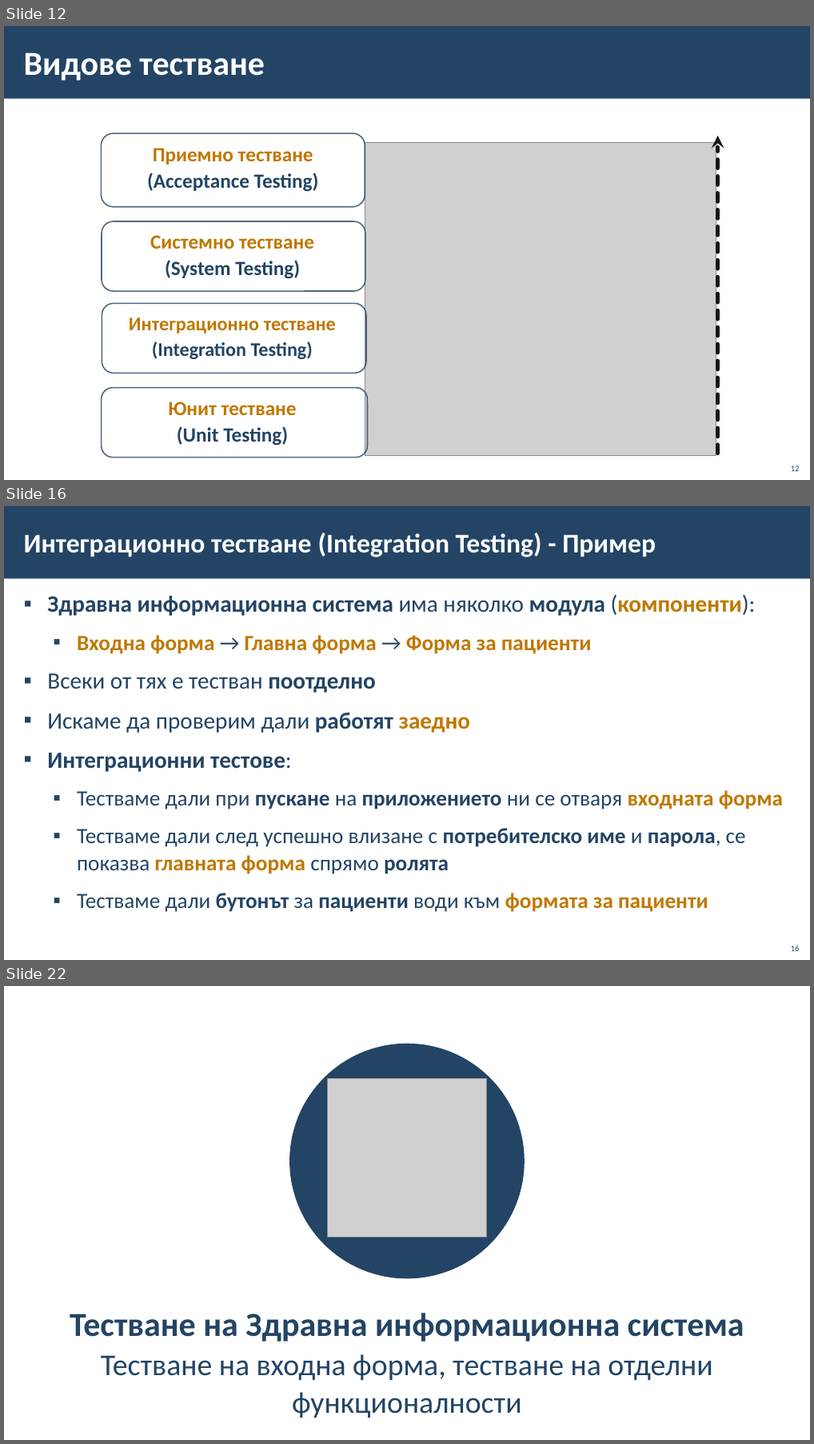
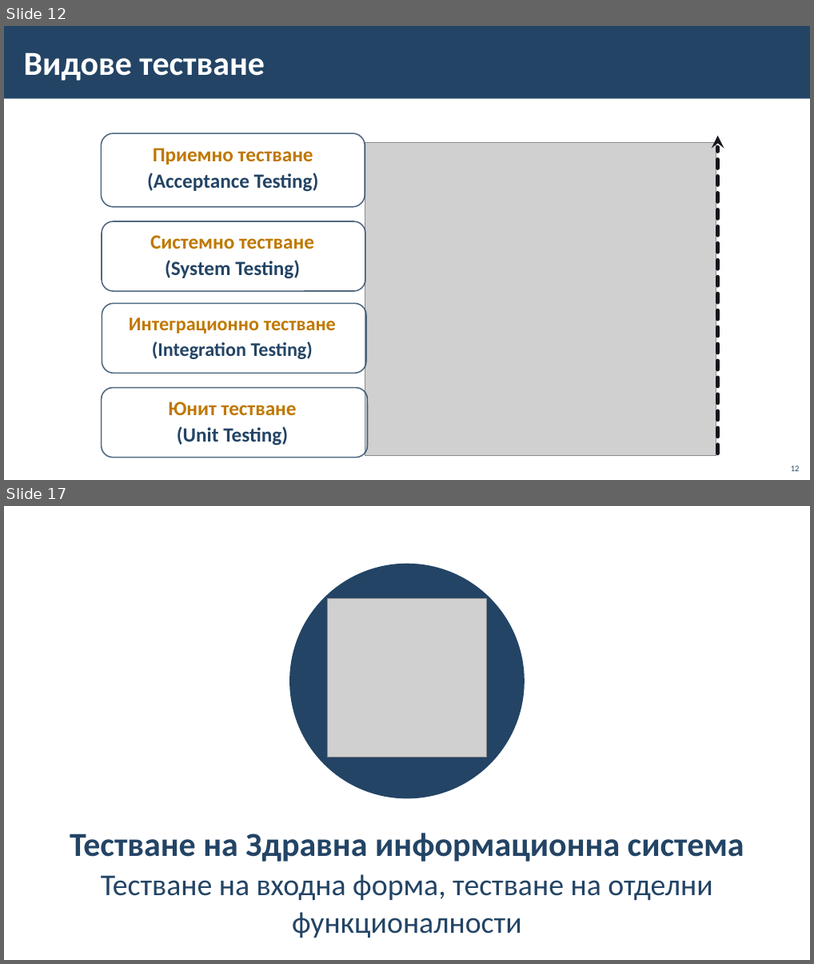
Before and after one commit to BG-IT-Edu/School-Programming, a slide deck: Courses/Software-Sciences/Module-4-Information-Systems-New/13-Information-System-Testing/13-Information-System-Testing.pptx. Shown one above the other, each under a label of ours: slides 12, 16 and 22 before the commit, slides 12 and 17 after it; the slides between them are not shown. The pictures are 814x1444 and 814x964 pixels, drawn with LibreOffice and Linux fonts; fonts in the diff are those of the drawing; grey boxes stand for pictures; background and template pictures are left out. Boxes give left, top, right and bottom in pixels: in the first picture for what was removed or moved away, otherwise in the second. Text is boxed around its words. In the diff, an @@ line names an element or a change of style, - is before the commit and + after.

```diff
--- a/Courses/Software-Sciences/Module-4-Information-Systems-New/13-Information-System-Testing/13-Information-System-Testing.pptx
+++ b/Courses/Software-Sciences/Module-4-Information-Systems-New/13-Information-System-Testing/13-Information-System-Testing.pptx
@@ slide 16 removed at (x1=4, y1=506, x2=810, y2=960), background #FFFFFF; not listed: 1 template element that a slide beside it also shows @@
@@ title removed at (x1=24, y1=532, x2=656, y2=557) @@
-Интеграционно тестване (Integration Testing) - Пример
@@ text removed at (x1=47, y1=595, x2=783, y2=912) @@
-▪ Здравна информационна система има няколко модула (компоненти):
-  ▪ Входна форма → Главна форма → Форма за пациенти
-▪ Всеки от тях е тестван поотделно
-▪ Искаме да проверим дали работят заедно
-▪ Интеграционни тестове:
-  ▪ Тестваме дали при пускане на приложението ни се отваря входната форма
-  ▪ Тестваме дали след успешно влизане с потребителско име и парола, се показва главната форма спрямо ролята
-  ▪ Тестваме дали бутонът за пациенти води към формата за пациенти
@@ page number removed at (x1=791, y1=945, x2=800, y2=951) @@
-16
@@ what was slide 22 is now slide 17 @@
```
Also in this commit, not shown: 4 slides changed, 4 other slides removed.
